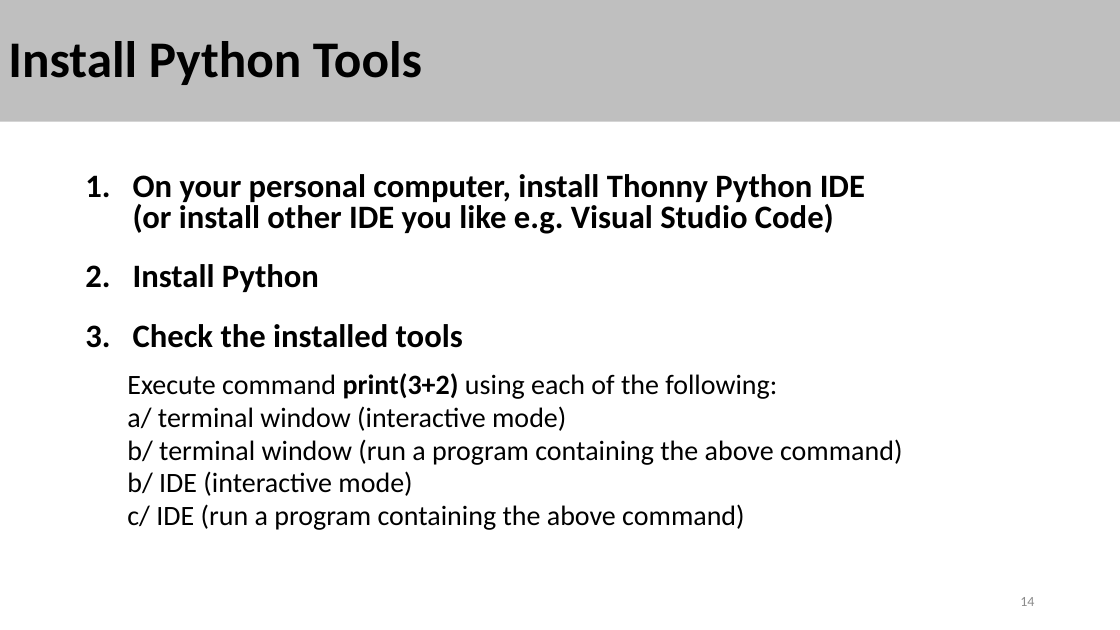
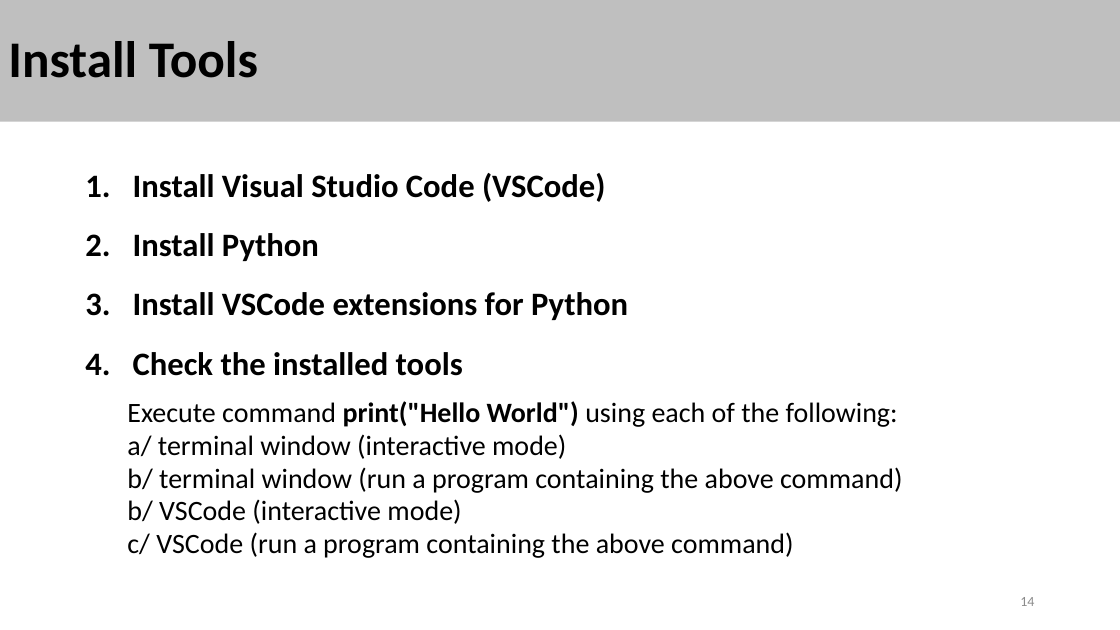
Before and after one commit to stalj/pp1, a slide deck: slide 14 of 01-CourseIntroduction/01-CourseIntroduction.pptx. Drawn at 1120x630 pixels with LibreOffice and Linux fonts; fonts in the diff are those of the drawing. Boxes give left, top, right and bottom in pixels: in the first picture for what was removed or moved away, otherwise in the second. Text is boxed around its words. In the diff, an @@ line names an element or a change of style, - is before the commit and + after.

Commit message:
VSCode

```diff
--- a/01-CourseIntroduction/01-CourseIntroduction.pptx
+++ b/01-CourseIntroduction/01-CourseIntroduction.pptx
@@ title at box(8, 41, 258, 78): text changed @@
-Install Python Tools
+Install Tools
@@ text at box(133, 173, 606, 202): text changed @@
-1. On your personal computer, install Thonny Python IDE
-   (or install other IDE you like e.g. Visual Studio Code)
+1. Install Visual Studio Code (VSCode)
@@ text at box(133, 292, 628, 320): paragraph added @@
+3. Install VSCode extensions for Python
@@ text at box(127, 401, 898, 427): text changed @@
-  Execute command print(3+2) using each of the following:
+  Execute command print("Hello World") using each of the following:
@@ text at box(127, 499, 793, 558): text changed @@
-  b/ IDE (interactive mode)
-  c/ IDE (run a program containing the above command)
+  b/ VSCode (interactive mode)
+  c/ VSCode (run a program containing the above command)
```
Also in this commit, not shown: 1 other slide changed, 1 slide added, 1 slide removed, 1 other file.
